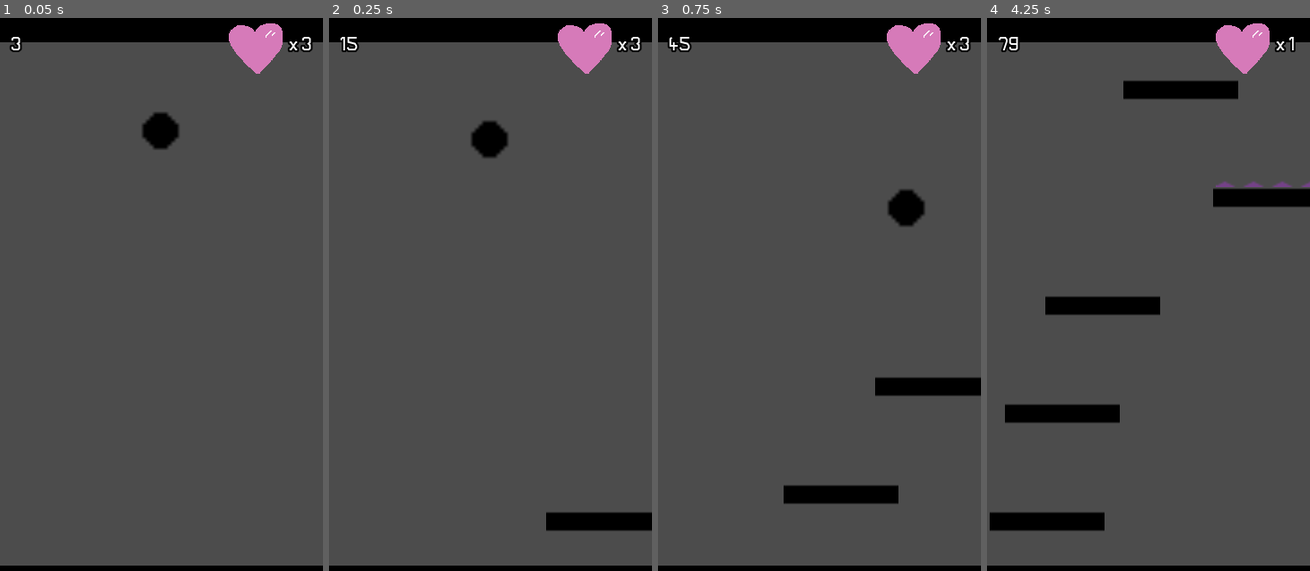
Above: before the commit, frames 1-4 (left to right).
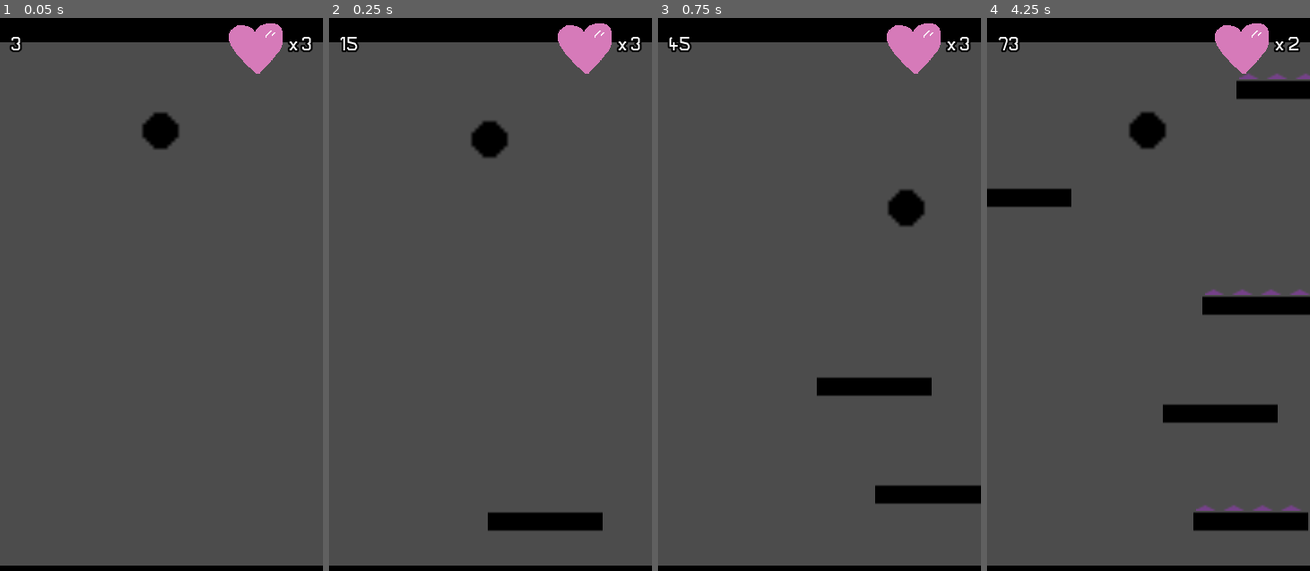
Above: after the commit, the same moments.

Repository: fralcalde/RapidRoll
Game: Godot game, scene res://Scenes/Main.tscn
Same seed, same stepped clock (60 frames per second), same inputs: the game is played once before the commit and once after it. This scene is started directly instead of the project's main scene.
Inputs:
- Up to frame 1 (0.05 s): no input
- Up to frame 2 (0.25 s): no input
- Up to frame 3 (0.75 s): tap Enter (ui_accept) at 0.5 s; hold Right (ui_right) from 0.53 s (still down)
- Up to frame 4 (4.25 s): tap Enter (ui_accept) at 0.77, 1.52, 3.02, 3.77 s; release Right (ui_right) at 2.03 s; hold Left (ui_left) 2.03-2.78 s; hold Right (ui_right) from 2.78 s (still down)

Frame 1 is identical in both runs. In frame 2, 1.1% of the frame differs, in the area x 49-100%, y 89-93%; in frame 3, 2.8%; in frame 4, 12%, in the area x 0-100%, y 0-93%.

Commit message:
PlatformSpawner ahora spawnea plataformas basado en pesos asignados en el array platforms

Diff:
--- a/Scenes/PlatformsSpawner.tscn
+++ b/Scenes/PlatformsSpawner.tscn
@@ -1,12 +1,9 @@
-[gd_scene load_steps=4 format=2]
+[gd_scene load_steps=2 format=2]
 
 [ext_resource path="res://Scripts/PlatformsSpawner.gd" type="Script" id=1]
-[ext_resource path="res://Scenes/Plataforma.tscn" type="PackedScene" id=2]
-[ext_resource path="res://Scenes/Plataforma_Con_Pinchos.tscn" type="PackedScene" id=3]
 
 [node name="PlatformsSpawner" type="Node"]
 script = ExtResource( 1 )
-platforms = [ ExtResource( 2 ), ExtResource( 3 ) ]
 
 [node name="Timer" type="Timer" parent="."]
 wait_time = 0.4
--- a/Scripts/PlatformsSpawner.gd
+++ b/Scripts/PlatformsSpawner.gd
@@ -2,23 +2,21 @@
 
 const SPECIAL_PLATFORM_CHANCE = 25
 
-export(Array) var platforms
+export(Array) var platforms = [
+	{'scene': preload("res://Scenes/Plataforma.tscn"), 'weight': 8.0, 'interval': 0.0},
+	{'scene': preload("res://Scenes/Plataforma_Con_Pinchos.tscn"), 'weight': 2.0, 'interval': 0.0},
+]
 
 
 func _ready():
+	_calcular_probabilidades()
+	_asignar_intervalo()
 	_spawn_platforms()
 
 
 func _spawn_platforms():
-	randomize()
-	var index
-	var new_platform = platforms[0]
-
-	if rand_range(0,100) > 100 - SPECIAL_PLATFORM_CHANCE:
-		index = int(rand_range(1, platforms.size()-1))
-		new_platform = platforms[index]
-
-	new_platform = new_platform.instance()
+	var new_platform = get_random_platform()
+	new_platform = new_platform.scene.instance()
 
 	new_platform.position.x = rand_range(0, get_viewport().size.x)
 	new_platform.position.y = get_viewport().size.y
@@ -27,3 +25,34 @@
 
 func _on_Timer_timeout():
 	_spawn_platforms()
+
+
+func _calcular_probabilidades():
+	var total_weight = 0.0
+
+	for el in platforms:
+		total_weight = total_weight + el.weight
+
+
+	for el in platforms:
+		var chances = el.weight / total_weight
+		el.weight = chances
+
+
+func _asignar_intervalo():
+	var sum = 0.0
+
+	for el in platforms:
+		el.interval = sum
+		sum = sum + el.weight
+
+
+func get_random_platform():
+	randomize()
+	var r = randf()
+
+	var i = 0
+	while i < platforms.size() and r > platforms[i].interval:
+		i = i + 1
+
+	return platforms[i - 1]
